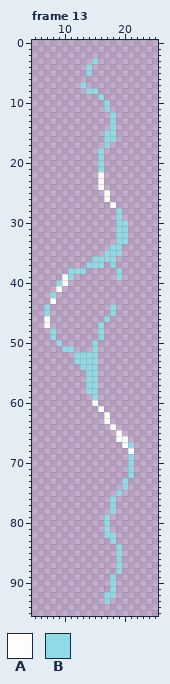
Two states of a pixel-art file, Aseprite/animations/GFX/lighitning/lighitning_barrier2.aseprite. The picture above is the old version.
32x96 pixels, 13 frames. Shown: frame 13: x 5..25, y 0..95. The commit also changed other frames, which this record leaves out.
Palette (. is transparent): A #fdfdfc  B #8fdae6
Pixels before, frame 13, first column x 7:
 3 ........B......
 4 .......B.......
 5 .......B.......
 6 ...............
 7 ......B........
 8 .......BB......
 9 .........B.....
10 ..........B....
11 ..........B....
12 ...........B...
13 ...........B...
14 ...........B...
15 ..........BB...
16 ..........BB...
17 ..........B....
18 .........B.....
19 .........B.....
20 .........B.....
21 .........B.....
22 .........A.....
23 .........A.....
24 .........A.....
25 ..........A....
26 ..........A....
27 ...........A...
28 ............B..
29 ............B..
30 ............BB.
31 ............BB.
32 ............BB.
33 ............BB.
34 ...........BB..
35 ..........BBB..
36 ........BBBB...
37 .......BBB.B...
38 ....BBB.....B..
39 ...AB.......B..
40 ..BA...........
41 ..A............
42 .B.............
43 .A.............
44 B..........B...
45 B..........B...
46 A.........B....
47 A........B.....
48 .B.......B.....
49 .B.......B.....
50 ..B.....B......
51 ...BB...B......
52 .....BBBB......
53 .....BBBB......
54 ......BBB......
55 .......BB......
56 .......BB......
57 .......BB......
58 .......BB......
59 ........B......
60 ........A......
61 .........A.....
62 ..........A....
63 ..........A....
64 ...........A...
65 ............A..
66 ............AA.
67 .............AB
68 ..............A
69 ..............B
70 ..............B
71 ..............B
72 ..............B
73 .............B.
74 .............B.
75 ............B..
76 ...........B...
77 ...........B...
78 ...........B...
79 ..........B....
80 ..........B....
81 ..........B....
82 ..........BB...
83 ...........B...
84 ............B..
85 ............B..
86 ............B..
87 ............B..
88 ............B..
89 ...........B...
90 ...........B...
91 ...........B...
92 ..........BB...
93 ..........B....
New version:
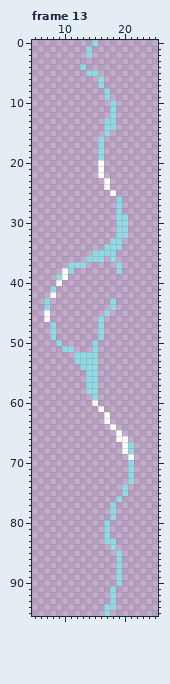
From old to new:
Frame 13:
y 0: x 15 . -> B
y 1..2: x 14 . -> B
y 3: x 15 B -> .
y 4: x 13..14 .B -> B.
y 5: x 15 . -> B
y 6: x 16 . -> B
y 7: x 13 B -> .; x 16 . -> B
y 8: x 14..15 BB -> ..; x 17 . -> B
y 9: x 16..17 B. -> .B
y 10..11: x 17..18 B. -> .B
y 13..14: x 17 . -> B
y 15: x 18 B -> .
y 16: x 16..18 .BB -> B..
y 17: x 16..17 .B -> B.
y 20..21: x 16 B -> A
y 23..24: x 16..17 A. -> .A
y 25: x 17..18 A. -> .A
y 26: x 17 A -> .; x 19 . -> B
y 27: x 18..19 A. -> .B
y 29: x 20 . -> B
y 33: x 18 . -> B; x 20 B -> .
y 34: x 17 . -> B
y 35: x 15..16 .. -> BB; x 19 B -> .
y 36: x 14 . -> B; x 17 B -> .
y 37: x 11..16 ...BBB -> BBB...; x 18..19 B. -> .B
y 38: x 10 . -> A; x 12..13 BB -> ..
y 39: x 9 . -> B; x 11 B -> .; x 19 B -> .
y 40: x 9..10 BA -> A.
y 41: x 8..9 .A -> B.
y 42: x 8 B -> A
y 43: x 7..8 .A -> B.; x 18 . -> B
y 45: x 7 B -> A; x 17..18 .B -> B.
y 46: x 16..17 .B -> B.
y 47: x 7..8 A. -> .B
y 68: x 20..21 .A -> AB
y 69: x 21 B -> A
y 73: x 20..21 B. -> .B
y 75: x 19..20 B. -> .B
y 76: x 18..19 B. -> .B
y 79: x 17..18 B. -> .B
y 82: x 18 B -> .
y 83: x 17 . -> B
y 84: x 18..19 .B -> B.
y 89..90: x 18..19 B. -> .B
y 92: x 17 B -> .
y 93: x 17..18 B. -> .B
y 94: x 17..18 .. -> BB
y 95: x 17 . -> B
Boxes around the changes in both pictures, in picture pixels (x1, y1, x2, y2):
changed: (80, 40, 128, 220)
changed: (44, 238, 128, 328)
changed: (104, 448, 134, 616)
